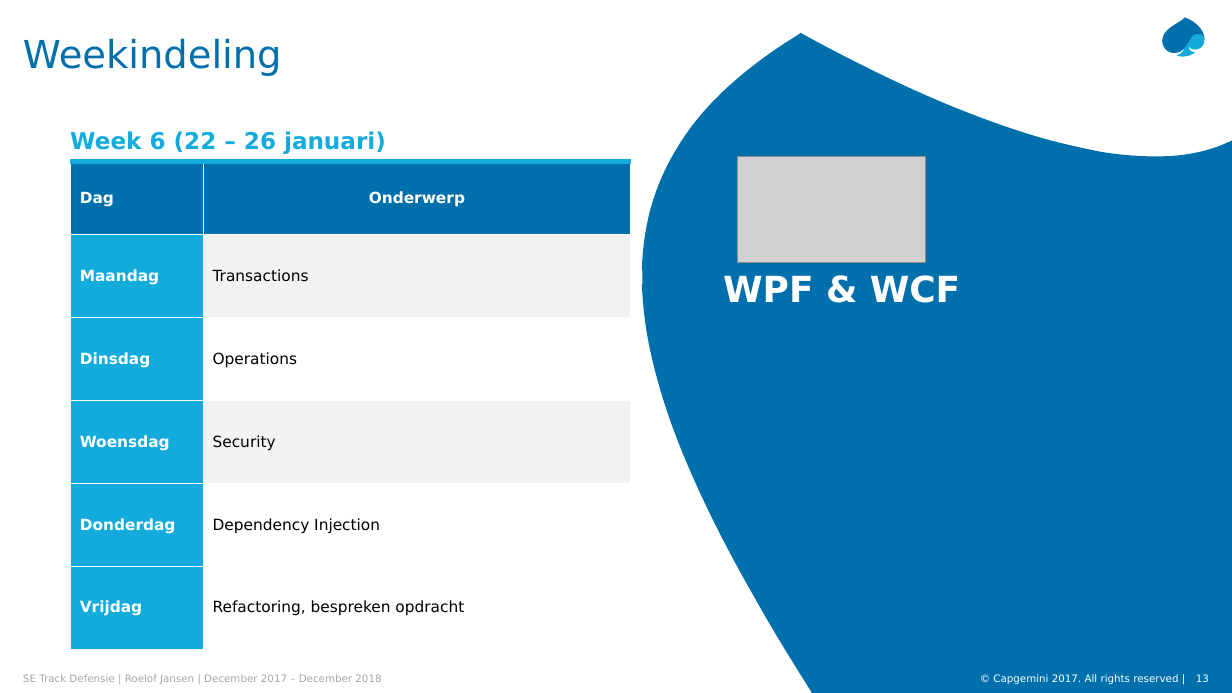
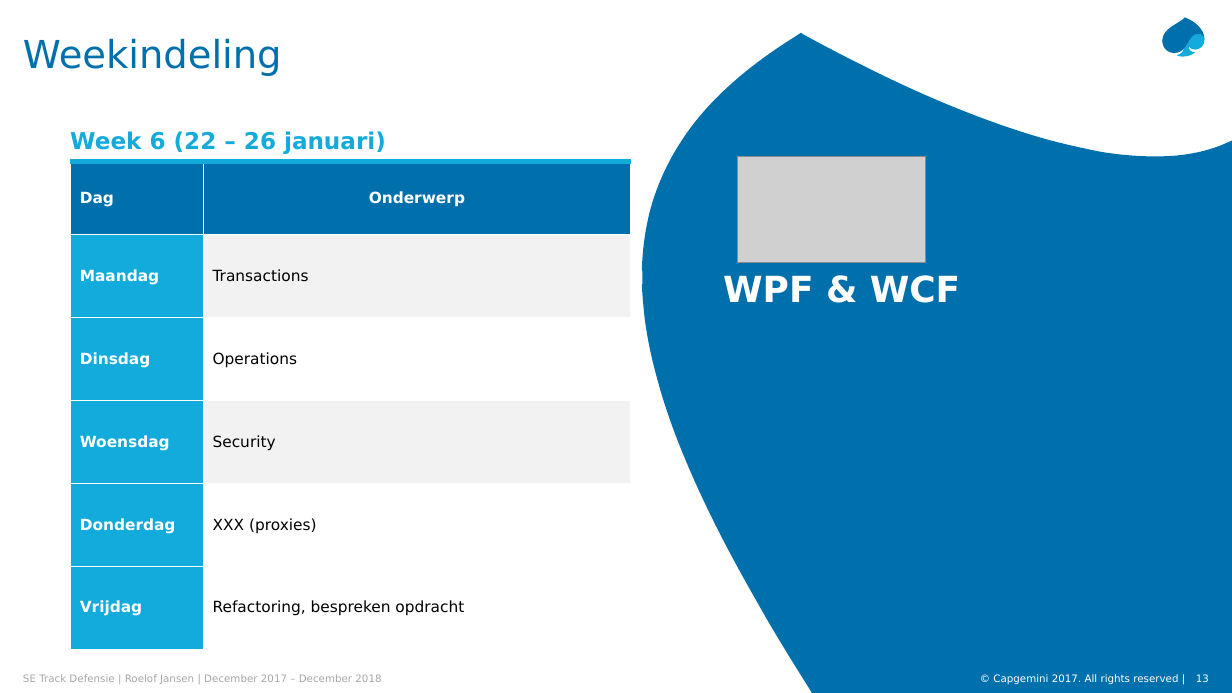
Before and after one commit to RoelofJ/SETrack, a slide deck: slide 13 of SE Track Defensie.pptx. Drawn at 1232x693 pixels with LibreOffice and Linux fonts; fonts in the diff are those of the drawing; grey boxes stand for pictures. Boxes give left, top, right and bottom in pixels: in the first picture for what was removed or moved away, otherwise in the second. Text is boxed around its words. In the diff, an @@ line names an element or a change of style, - is before the commit and + after.

Commit message:
new version powerpoint

```diff
--- a/SE Track Defensie.pptx
+++ b/SE Track Defensie.pptx
@@ table at (70,162,630,649) @@
-row 5, column 2: Dependency Injection
+row 5, column 2: XXX (proxies)
```
Also in this commit, not shown: 6 other slides changed, 3 slides added.
